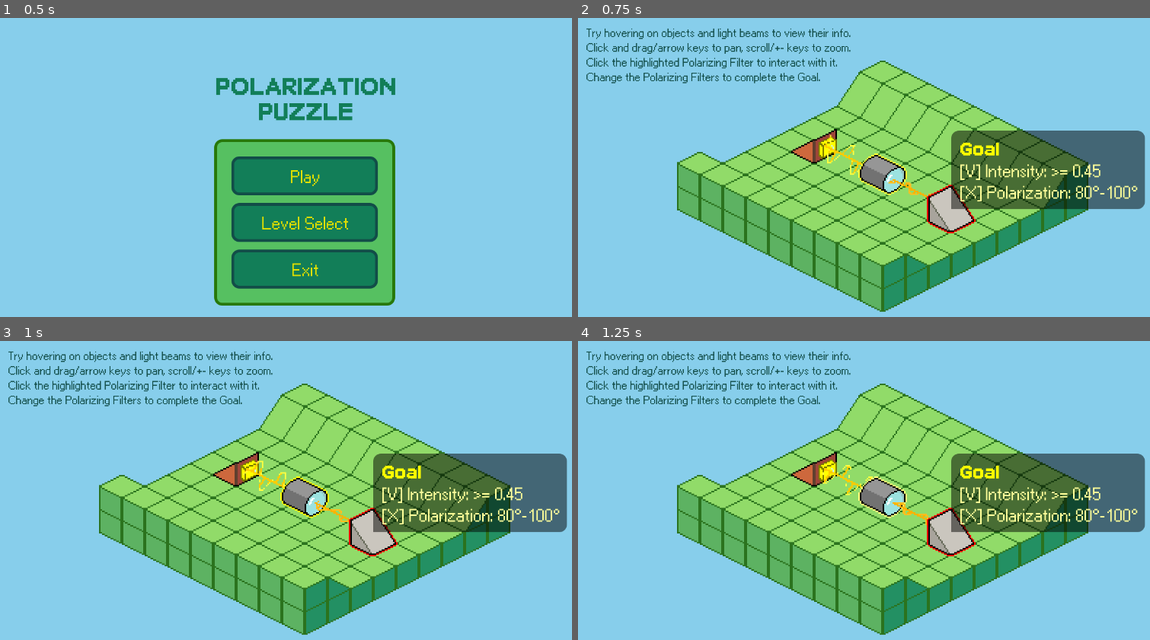
Above: before the commit, frames 1-4 (two rows, left to right).
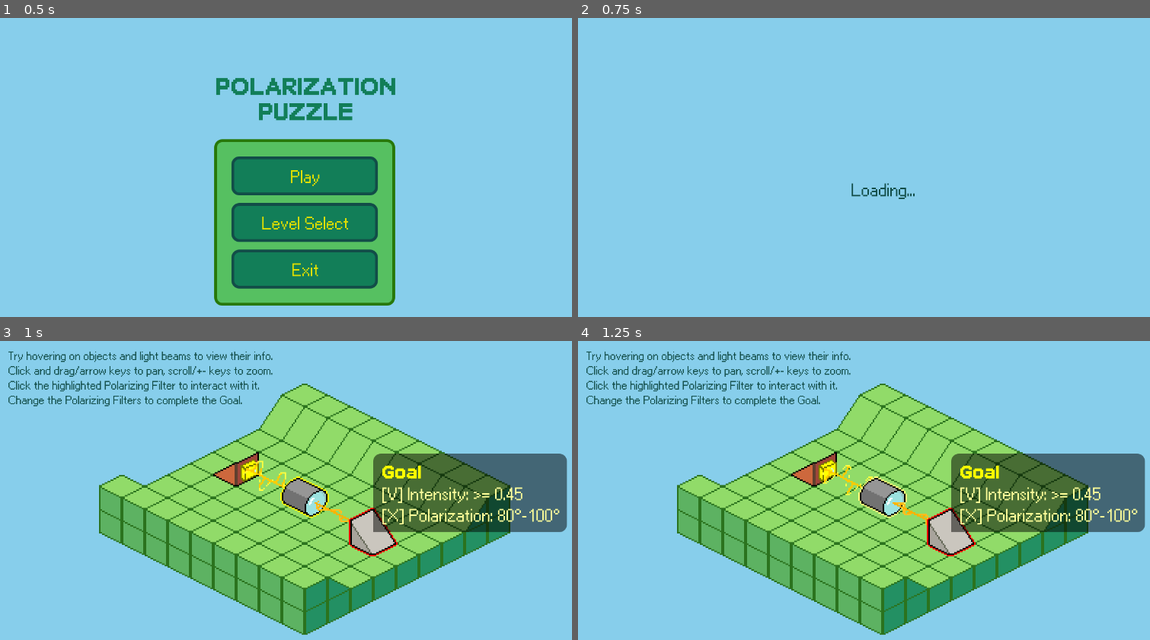
Above: after the commit, the same moments.

Repository: joshmoritty/polarization-puzzle
Game: Godot game, scene res://scenes/main_menu.tscn
Same seed, same stepped clock (60 frames per second), same inputs: the game is played once before the commit and once after it.
Inputs:
- Up to frame 1 (0.5 s): no input
- Up to frame 2 (0.75 s): click "Play" at 0.5 s
- Up to frame 3 (1 s): no input
- Up to frame 4 (1.25 s): no input

Frame 1 is identical in both runs. In frame 2, 39% of the frame differs, in the area x 1-100%, y 3-99%; in frame 3, nothing differs; in frame 4, nothing differs.

Commit message:
feat: add loading screen between scene transitions

Diff:
--- a/project.godot
+++ b/project.godot
@@ -14,6 +14,10 @@
 run/main_scene="uid://cdk1k0f0rcwuj"
 config/features=PackedStringArray("4.4", "Mobile")
 config/icon="uid://bm2s67yo7cyve"
+
+[autoload]
+
+SceneManager="*res://scripts/game/scene_manager.gd"
 
 [debug]
 
--- /dev/null
+++ b/scenes/loading.tscn
@@ -0,0 +1,28 @@
+[gd_scene load_steps=3 format=3 uid="uid://crv1u7wg16e72"]
+
+[ext_resource type="Theme" uid="uid://u4e86n2ats8n" path="res://assets/themes/menu.tres" id="1_theme"]
+[ext_resource type="Script" uid="uid://da0kqxit45jso" path="res://scripts/ui/loading.gd" id="2_script"]
+
+[node name="Loading" type="Control"]
+layout_mode = 3
+anchors_preset = 15
+anchor_right = 1.0
+anchor_bottom = 1.0
+grow_horizontal = 2
+grow_vertical = 2
+theme = ExtResource("1_theme")
+script = ExtResource("2_script")
+
+[node name="CenterContainer" type="CenterContainer" parent="."]
+layout_mode = 1
+anchors_preset = 15
+anchor_right = 1.0
+anchor_bottom = 1.0
+grow_horizontal = 2
+grow_vertical = 2
+
+[node name="LoadingLabel" type="Label" parent="CenterContainer"]
+layout_mode = 2
+text = "Loading..."
+horizontal_alignment = 1
+vertical_alignment = 1
--- a/scripts/game/controller.gd
+++ b/scripts/game/controller.gd
@@ -234,12 +234,15 @@
 func _on_finish_continue():
 	if finish_dialog:
 		finish_dialog.visible = false
-		get_tree().change_scene_to_packed(next_level)
+		if next_level:
+			SceneManager.change_scene_with_loading(next_level.resource_path)
+		else:
+			SceneManager.change_scene_with_loading("res://scenes/main_menu.tscn")
 
 func _on_finish_main_menu():
 	if finish_dialog:
 		finish_dialog.visible = false
-		get_tree().change_scene_to_file("res://scenes/main_menu.tscn")
+		SceneManager.change_scene_with_loading("res://scenes/main_menu.tscn")
 
 func _show_exit_confirmation():
 	if exit_confirmation_dialog and not exit_confirmation_dialog.visible:
@@ -248,7 +251,7 @@
 func _on_exit_confirm():
 	if exit_confirmation_dialog:
 		exit_confirmation_dialog.visible = false
-		get_tree().change_scene_to_file("res://scenes/main_menu.tscn")
+		SceneManager.change_scene_with_loading("res://scenes/main_menu.tscn")
 
 func _on_exit_cancel():
 	if exit_confirmation_dialog:
--- /dev/null
+++ b/scripts/game/scene_manager.gd
@@ -0,0 +1,19 @@
+extends Node
+
+# Scene manager to handle transitions through loading screen
+
+func change_scene_with_loading(destination_scene: String):
+
+	# First go to loading scene
+	get_tree().change_scene_to_file("res://scenes/loading.tscn")
+
+	# Wait for loading scene to be ready, then set its destination
+	await get_tree().process_frame
+	await get_tree().process_frame  # Wait an extra frame to ensure loading scene is fully ready
+
+	var loading_scene = get_tree().current_scene
+	if loading_scene and loading_scene.has_method("set_destination"):
+		loading_scene.set_destination(destination_scene)
+	else:
+		# Fallback: go directly to destination
+		get_tree().change_scene_to_file(destination_scene)
--- a/scripts/main_menu/level_selector.gd
+++ b/scripts/main_menu/level_selector.gd
@@ -42,7 +42,7 @@
 
 func _load_level(level_index: int):
 	if level_index >= 0 and level_index < level_scenes.size():
-		get_tree().change_scene_to_file(level_scenes[level_index])
+		SceneManager.change_scene_with_loading(level_scenes[level_index])
 
 func _on_back_pressed():
 	hide_level_selector()
--- a/scripts/main_menu/play.gd
+++ b/scripts/main_menu/play.gd
@@ -3,4 +3,8 @@
 @export var first_level: PackedScene
 
 func _pressed() -> void:
-	get_tree().change_scene_to_packed(first_level)
+	if first_level:
+		SceneManager.change_scene_with_loading(first_level.resource_path)
+	else:
+		# Fallback to level 1 if no first_level is set
+		SceneManager.change_scene_with_loading("res://scenes/levels/level_1.tscn")
--- /dev/null
+++ b/scripts/ui/loading.gd
@@ -0,0 +1,16 @@
+extends Control
+
+var destination_scene: String = ""
+
+func _ready():
+	# Wait 1 second before transitioning to the destination scene
+	await get_tree().create_timer(0.2).timeout
+
+	if destination_scene != "":
+		get_tree().change_scene_to_file(destination_scene)
+	else:
+		# Fallback to main menu if no destination is set
+		get_tree().change_scene_to_file("res://scenes/main_menu.tscn")
+
+func set_destination(scene_path: String):
+	destination_scene = scene_path
Not shown, added: scripts/game/scene_manager.gd.uid
Not shown, added: scripts/ui/loading.gd.uid
